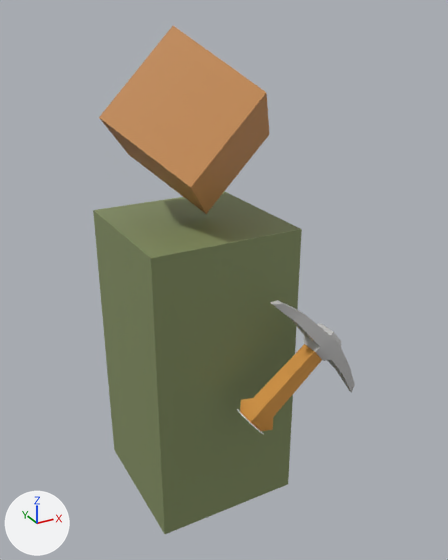
Renders of the FBX model Assets/3D/Player/Placeholder/playerFall.fbx from each side of a commit.
Before and after are seen from a 50 mm lens placed at (-5.0, -10.35, 9.75), pointed at (0.4, -0.53, 4.84). The lights are fixed; the arrows at lower left show +X, +Y and +Z. Where no turn or scale is listed for an object, it has been applied to the vertices.

The older version as bpy lines, for what is in view:
```python
me_mesh = bpy.data.meshes.new('Mesh')
me_mesh.from_pydata(...)  # a box spanning x -1.5..1.5, y -1.5..1.5, z 0.0..6.0
me_mesh.materials.append(mat_mat_player)  # picture img_player_body_png
me_mesh_002 = bpy.data.meshes.new('Mesh.002')
me_mesh_002.from_pydata(...)  # 48 vertices, 44 faces; spans x -0.11..2.39, y -0.28..0.28, z -0.14..2.35
me_mesh_002.materials.append(mat_mat_pickaxe)  # picture img_pickaxe_texture_png
me_mesh_003 = bpy.data.meshes.new('Mesh.003')
me_mesh_003.from_pydata(...)  # 42 vertices, 60 faces; spans x -0.218..0.211, y -0.333..0.333, z -0.265..0.258
me_mesh_003.materials.append(mat_mat_player)  # picture img_player_body_png
ob_pickaxe = bpy.data.objects.new('pickaxe', me_mesh_002)
ob_pickaxe.location = (0.0, -2.27, 2.73)
ob_player = bpy.data.objects.new('player', me_mesh)
ob_player.location = (0.0, 0.0, 0.0)
ob_rope = bpy.data.objects.new('rope', me_mesh_003)
ob_rope.location = (0.0, -2.27, 2.73)
# also in view: 'head' at (0.0, 0.0, 7.76)
```
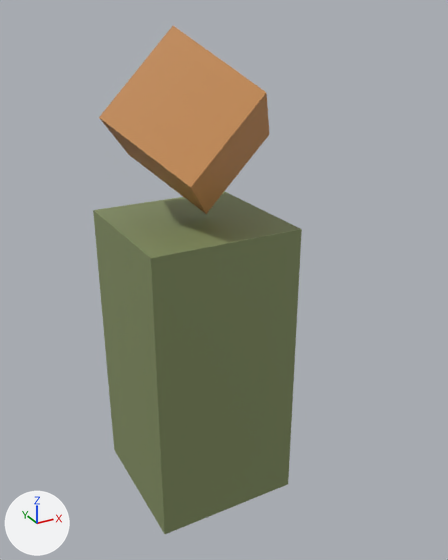
Where the change shows, as pixel boxes [x1, y1, x2, y2] in the pictures (448 x 560 px):
```json
{"object": "pickaxe", "change": "deleted", "before": [240, 300, 355, 431]}
{"object": "rope", "change": "deleted", "before": [237, 409, 263, 434]}
```

Edits to the scene script, one JSON object a line:
```json
{"op": "remove", "block": "ob_rope", "code": ["ob_rope = bpy.data.objects.new('rope', me_mesh_003)", "ob_rope.location = (0.0, -2.27, 2.73)"]}
{"op": "remove", "block": "ob_pickaxe", "code": ["ob_pickaxe = bpy.data.objects.new('pickaxe', me_mesh_002)", "ob_pickaxe.location = (0.0, -2.27, 2.73)"]}
```
